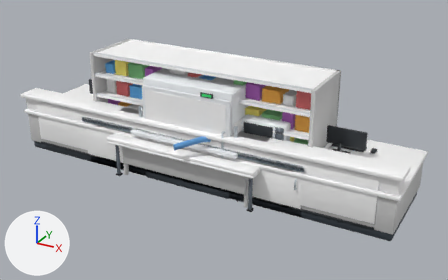
Renders of the glTF model game/Art/Models/furniture_kit.glb from each side of a commit.
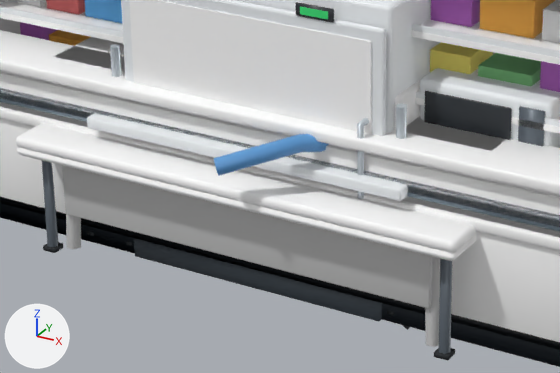
The first picture shows the older version from a 50 mm camera at (3.6, -6.19, 3.54) aimed at (0.2, 0.0, 0.45). The close-ups show the older and then the newer version on the part from 23% to 64% of the width and 33% to 77% of the height of that picture. Only the edits that show in the close-ups are written down. The lights are fixed; the arrows at lower left show +X, +Y and +Z.

Names of what the first close-up shows: 'anaesthetic_machine', 'clinical_cupboard', 'drug_fridge', 'drug_fridge_glass', 'endoscopy_stack', 'kitchenette', 'medicine_shelves', 'office_desk', 'pharmacy_counter', 'reception_desk', 'staff_table', 'ventilator' and 2 more.
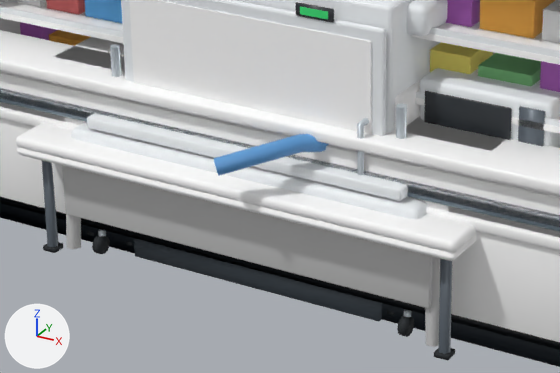
Where the change shows, as pixel boxes (x1, y1, x2, y2) in the close-ups (560 x 373 px):
'resuscitaire', added (mostly hidden): after (71, 0, 448, 337)
    faces in mat_white_plastic (white #eef2f5): (71, 0, 448, 219)
    faces in mat_rubber (black #22272b): (92, 235, 414, 337)
'baby_changing_unit', added (mostly hidden): after (65, 117, 448, 330)
    faces in mat_plinth_rubber (greyish blue #4a545d): (81, 225, 425, 330)
    faces in mat_tintlight_laminate (white #ffffff): (65, 117, 448, 211)

The edits, one by one:
Material 'Nappy_fabric' (mat_nappy_fabric) is new.
Its base color is (1.0, 0.947, 0.552) (beige #fff9c4).
Its roughness is 0.9.
Material 'Mat_plastic' (mat_mat_plastic) is new.
Its base color is (0.216, 0.597, 0.552) (cyan #80cbc4).
Its roughness is 0.35.
Material 'Heater_glow' (mat_heater_glow) is new.
Its base color is (1.0, 0.254, 0.13) (orange #ff8a65).
Its roughness is 0.4.
Mesh me_baby_changing_unit is new.
It has 656 vertices, 1264 faces and spans x -0.92..0.92, y -0.65..0.62, z 0.0..0.75.
Faces by material slot: [12, 108, 324, 88, 516, 108, 108].
It uses material mat_plinth_rubber (greyish blue #4a545d).
It uses material mat_tint_laminate (white #ffffff).
It uses material mat_tintlight_laminate (white #ffffff).
It uses material mat_chrome (light grey #c3ccd3).
It uses material mat_mat_plastic (cyan #80cbc4).
It uses material mat_nappy_fabric (beige #fff9c4).
It uses material mat_boxblue (blue #64b5f6).
Mesh me_resuscitaire is new.
It has 638 vertices, 1188 faces and spans x -0.8..0.8, y -0.7..0.7, z 0.0..1.39.
It uses material mat_chrome (light grey #c3ccd3).
It uses material mat_rubber (black #22272b).
It uses material mat_tint_laminate (white #ffffff).
It uses material mat_tintlight_laminate (white #ffffff).
It uses material mat_white_plastic (white #eef2f5).
It uses material mat_boxblue (blue #64b5f6).
It uses material mat_black_plastic (dark grey #2a2f34).
It uses material mat_screen (dark blue #24425e).
It uses material mat_screenglow (blue #4fc3f7).
It uses material mat_led (green #3ee07a).
It uses material mat_boxgreen (green #81c784).
It uses material mat_heater_glow (orange #ff8a65).
Object 'baby_changing_unit' (ob_baby_changing_unit) is new; it shows me_baby_changing_unit.
Its location is (0.0, 0.0, 0.0).
Object 'resuscitaire' (ob_resuscitaire) is new; it shows me_resuscitaire.
Its location is (0.0, 0.0, 0.0).
